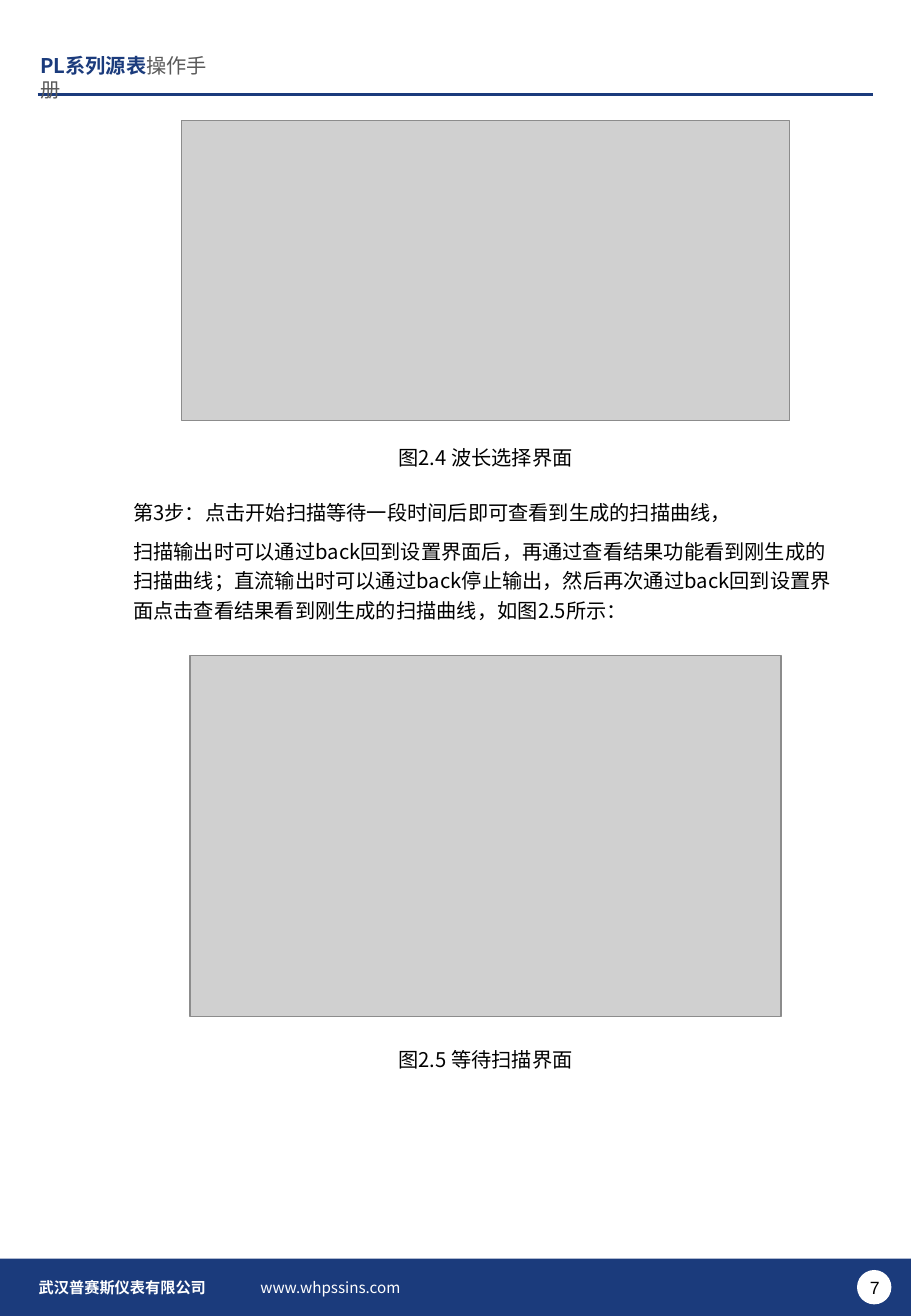
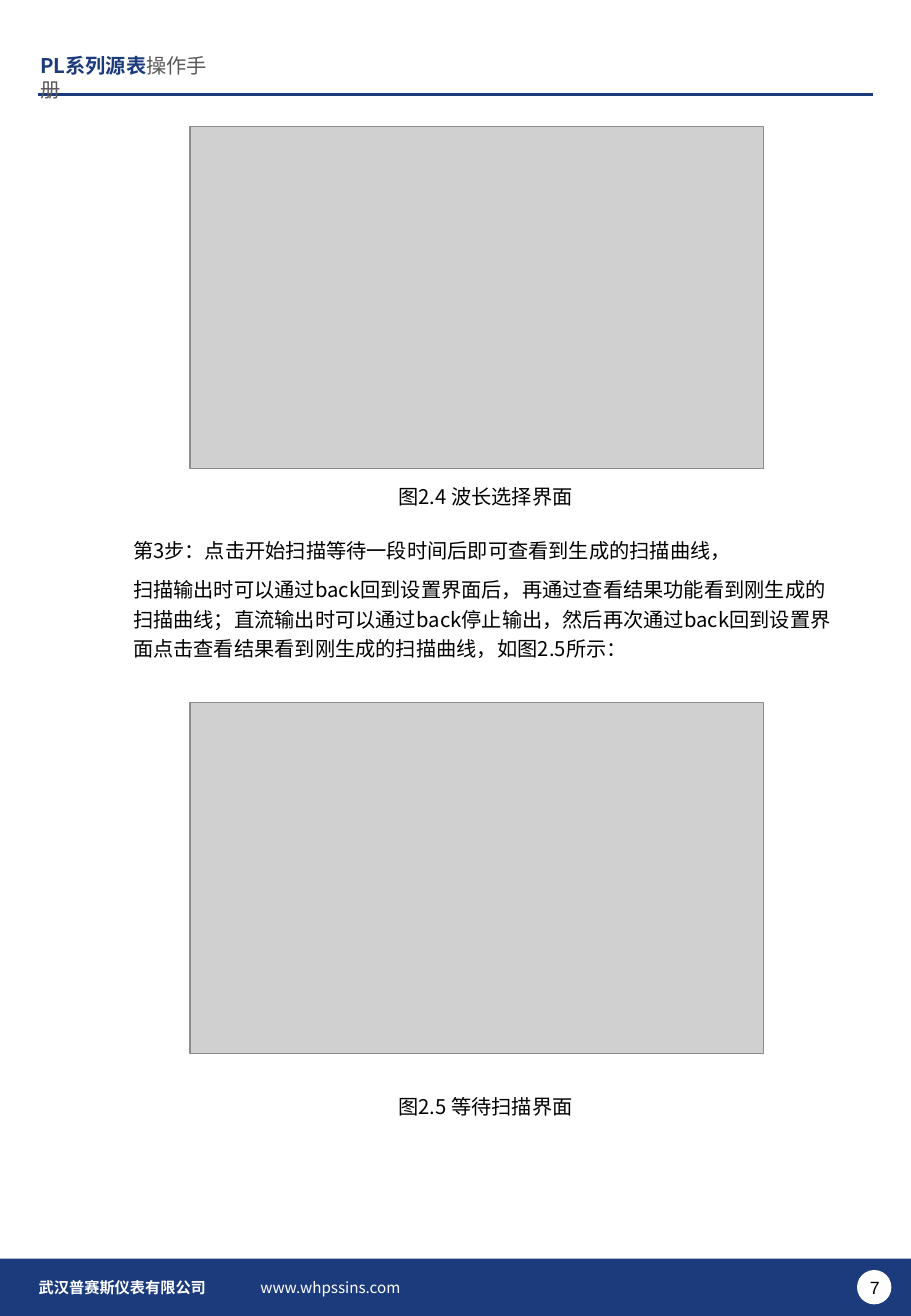
Before and after one commit to PathZW/Pss, a slide deck: slide 7 of 产品手册/PLx00/PL系列源表操作手册v1.0.1.pptx. Drawn at 911x1316 pixels with LibreOffice and Linux fonts; fonts in the diff are those of the drawing; grey boxes stand for pictures; background and template pictures are left out. Boxes give left, top, right and bottom in pixels: in the first picture for what was removed or moved away, otherwise in the second. Text is boxed around its words. In the diff, an @@ line names an element or a change of style, - is before the commit and + after.

```diff
--- a/产品手册/PLx00/PL系列源表操作手册v1.0.1.pptx
+++ b/产品手册/PLx00/PL系列源表操作手册v1.0.1.pptx
@@ picture: place and size @@
-picture at [182,120,790,419]
+picture at [189,126,763,468]
@@ text "图2.4 波长选择界面": place and size @@
-text "图2.4 波长选择界面" at [398,448,572,467]
+text "图2.4 波长选择界面" at [398,487,572,506]
@@ text "第3步：点击开始扫描等待一段时间后即可查看到生成的扫描曲线，": place and size @@
-text "第3步：点击开始扫描等待一段时间后即可查看到生成的扫描曲线，" at [133,503,830,620]
+text "第3步：点击开始扫描等待一段时间后即可查看到生成的扫描曲线，" at [133,541,830,658]
@@ picture: place and size @@
-picture at [189,655,781,1015]
+picture at [189,702,763,1053]
@@ text "图2.5 等待扫描界面": place and size @@
-text "图2.5 等待扫描界面" at [398,1050,572,1069]
+text "图2.5 等待扫描界面" at [398,1097,572,1116]
```
Also in this commit, not shown: 4 other slides changed, 5 slides added, 1 slide removed, 1 other file.
